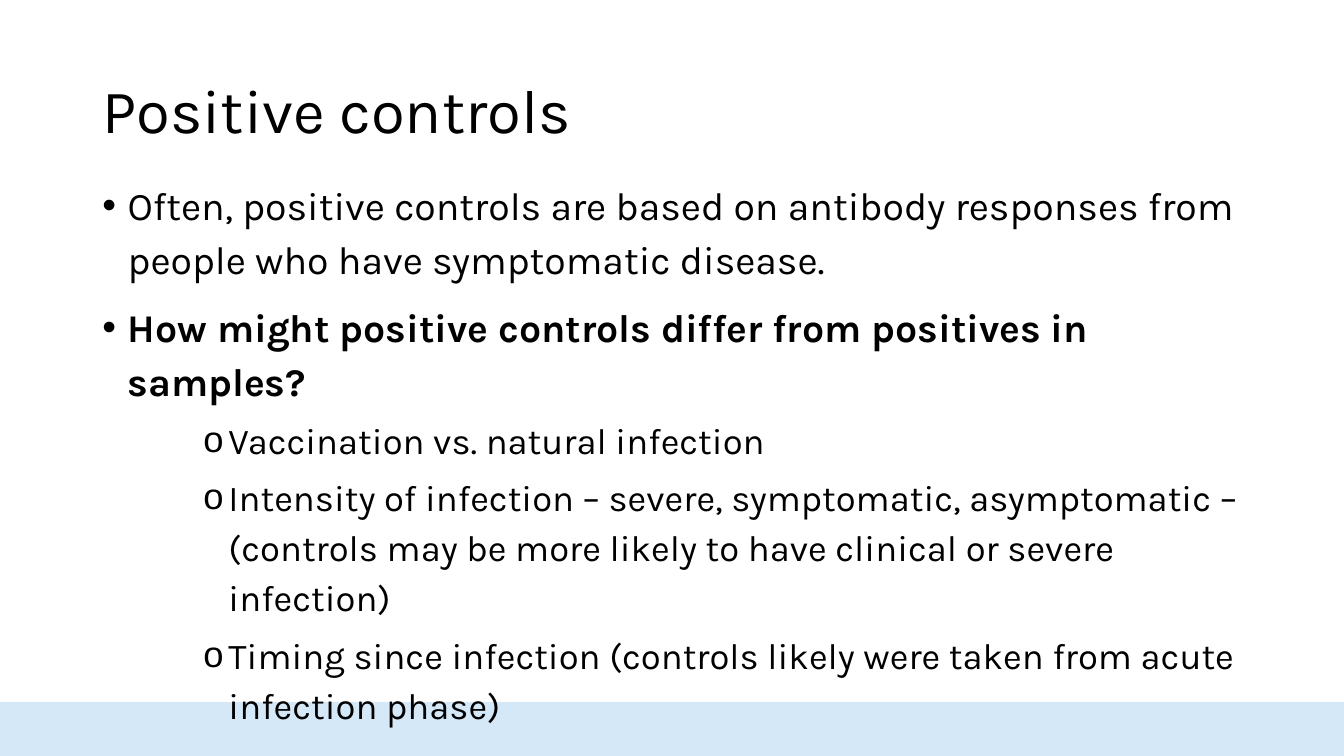
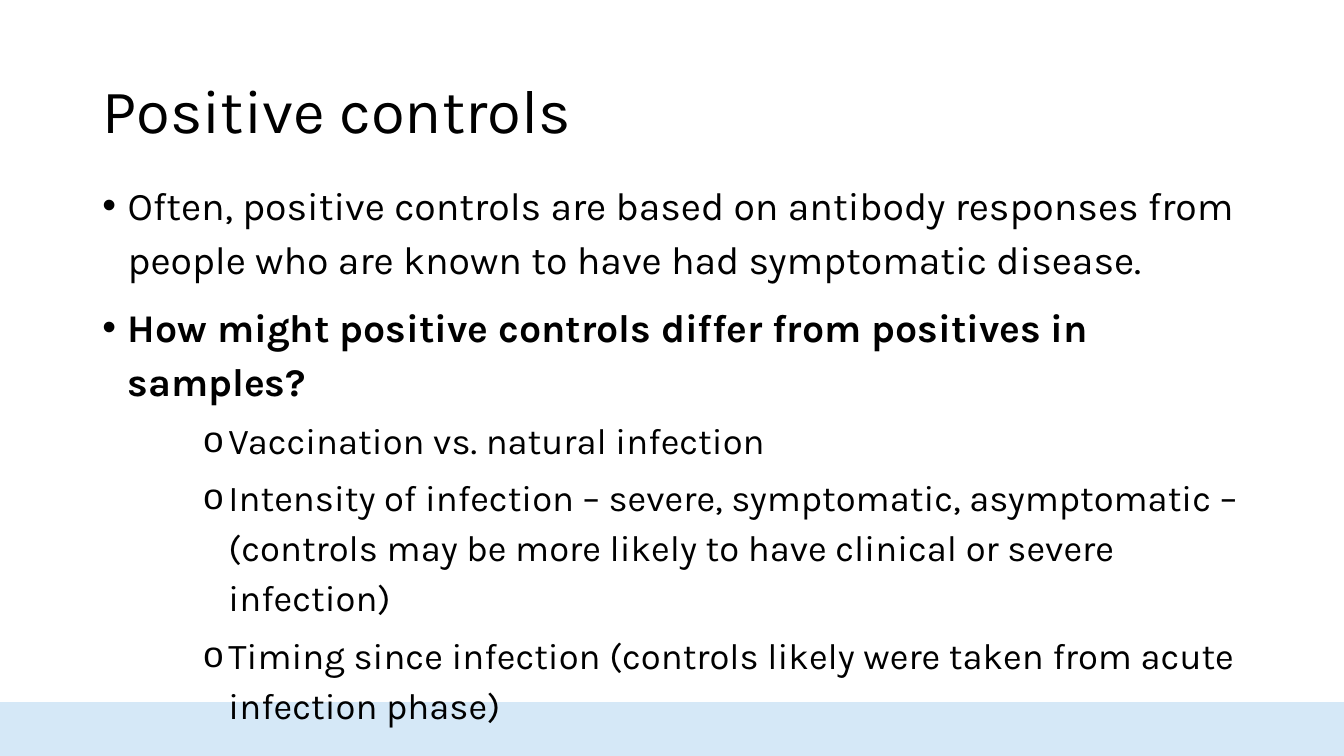
Before and after one commit to HopkinsIDD/seroanalytics_workshop, a slide deck: slide 24 of Part 4/Lecture 4.pptx. Drawn at 1344x756 pixels with LibreOffice and Linux fonts; fonts in the diff are those of the drawing; background and template pictures are left out. Boxes give left, top, right and bottom in pixels: in the first picture for what was removed or moved away, otherwise in the second. Text is boxed around its words. In the diff, an @@ line names an element or a change of style, - is before the commit and + after.

```diff
--- a/Part 4/Lecture 4.pptx
+++ b/Part 4/Lecture 4.pptx
@@ text at bbox=[128, 193, 1234, 284]: text changed @@
-• Often, positive controls are based on antibody responses from people who have symptomatic disease.
+• Often, positive controls are based on antibody responses from people who are known to have had symptomatic disease.
```
Also in this commit, not shown: 15 other slides changed, 3 other files.
